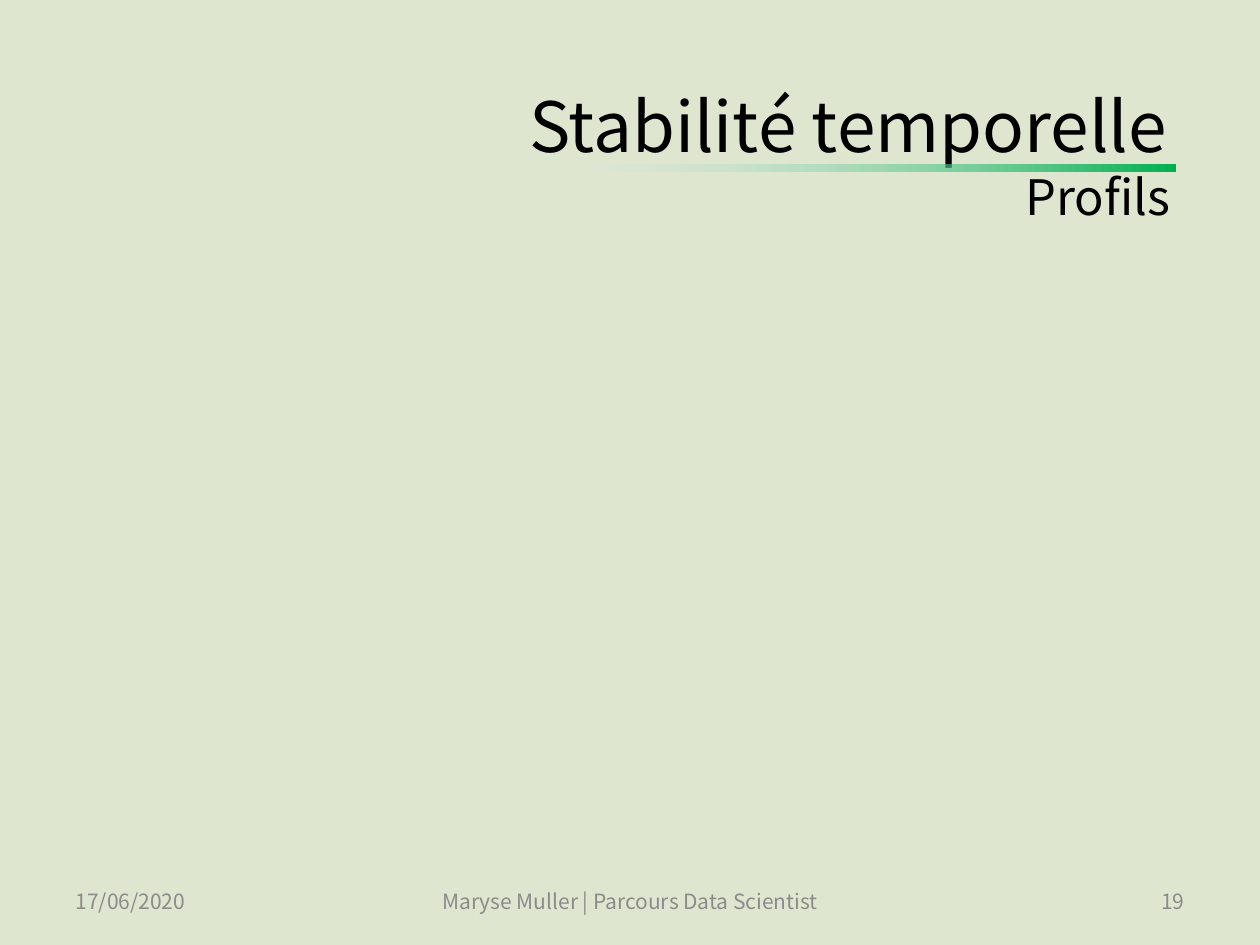
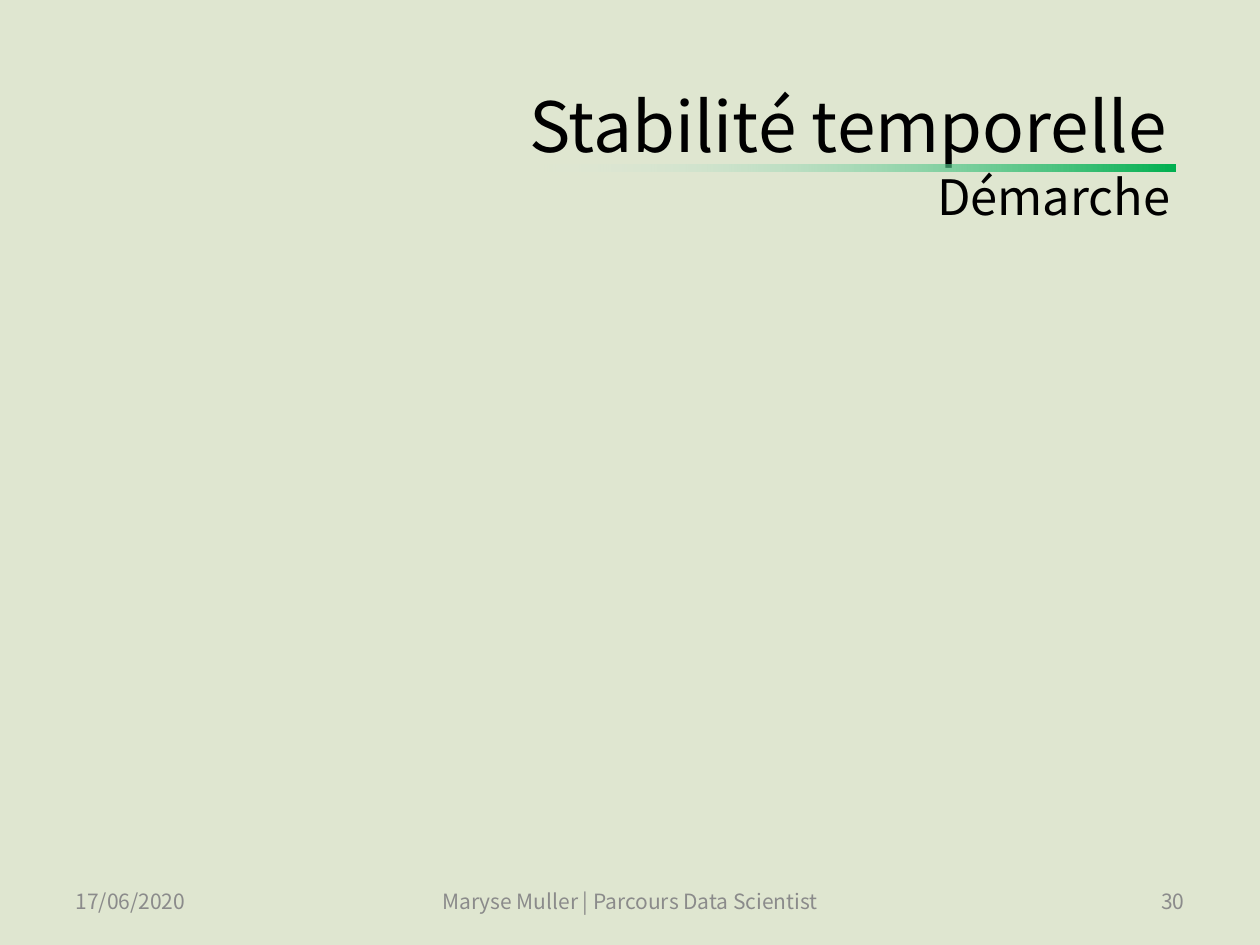
Before and after one commit to SmellyArmure/OC_DS_Project5, a slide deck: slide 30 of PRESENTATION/Projet5.pptx (slide 19 before the commit). Drawn at 1260x945 pixels with LibreOffice and Linux fonts; fonts in the diff are those of the drawing. Boxes give left, top, right and bottom in pixels: in the first picture for what was removed or moved away, otherwise in the second. Text is boxed around its words. In the diff, an @@ line names an element or a change of style, - is before the commit and + after.

```diff
--- a/PRESENTATION/Projet5.pptx
+++ b/PRESENTATION/Projet5.pptx
@@ title at box(529, 92, 1170, 216): text changed @@
-Stabilité temporelle
-Profils
+Stabilité temporelle
+Démarche
@@ page number at box(1161, 893, 1184, 909): text changed @@
-19
+30
```
Also in this commit, not shown: 10 other slides changed, 13 slides added, 3 other files.
